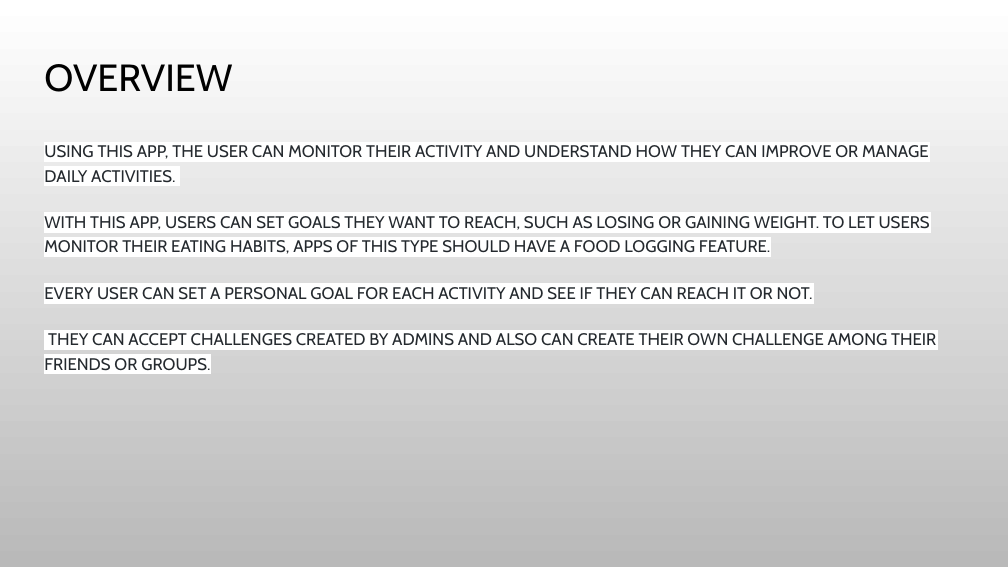
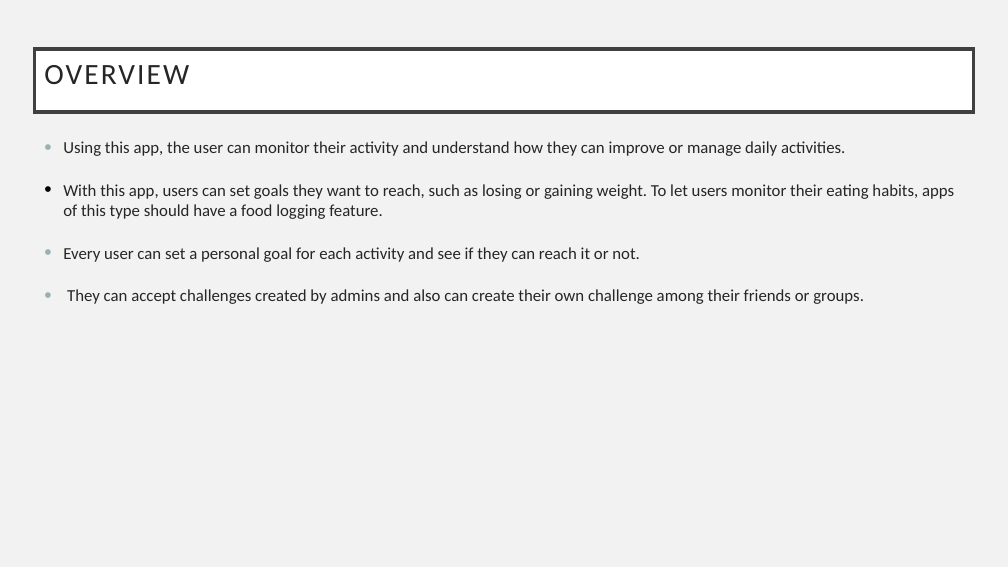
Before and after one commit to annie0sc/gdp_group4, a slide deck: slide 3 of GDP.pptx. Drawn at 1008x567 pixels with LibreOffice and Linux fonts; fonts in the diff are those of the drawing; background and template pictures are left out. Boxes give left, top, right and bottom in pixels: in the first picture for what was removed or moved away, otherwise in the second. Text is boxed around its words. In the diff, an @@ line names an element or a change of style, - is before the commit and + after.

Commit message:
changed the layout of the presentation

```diff
--- a/GDP.pptx
+++ b/GDP.pptx
@@ background picture (left out) to #F2F2F2 @@
@@ title "OVERVIEW" resized from (x1=44, y1=64, x2=232, y2=92) to (x1=34, y1=49, x2=974, y2=113) @@
@@ title "OVERVIEW" at (x1=34, y1=49, x2=974, y2=113): size 27 to 21 pt, font Cabin to Calibri, text colour #000000 to #262626, letter spacing 0 to 1.5 pt; fill none to #FFFFFF; outline none to #404040 2.5 pt @@
@@ text at (x1=63, y1=141, x2=954, y2=304): text changed; font Cabin to Calibri; text colour #24292E to #262626 @@
-USING THIS APP, THE USER CAN MONITOR THEIR ACTIVITY AND UNDERSTAND HOW THEY CAN IMPROVE OR MANAGE DAILY ACTIVITIES.
-WITH THIS APP, USERS CAN SET GOALS THEY WANT TO REACH, SUCH AS LOSING OR GAINING WEIGHT. TO LET USERS MONITOR THEIR EATING HABITS, APPS OF THIS TYPE SHOULD HAVE A FOOD LOGGING FEATURE.
-EVERY USER CAN SET A PERSONAL GOAL FOR EACH ACTIVITY AND SEE IF THEY CAN REACH IT OR NOT.
-THEY CAN ACCEPT CHALLENGES CREATED BY ADMINS AND ALSO CAN CREATE THEIR OWN CHALLENGE AMONG THEIR FRIENDS OR GROUPS.
+• Using this app, the user can monitor their activity and understand how they can improve or manage daily activities.
+• With this app, users can set goals they want to reach, such as losing or gaining weight. To let users monitor their eating habits, apps of this type should have a food logging feature.
+• Every user can set a personal goal for each activity and see if they can reach it or not.
+• They can accept challenges created by admins and also can create their own challenge among their friends or groups.
```
Also in this commit, not shown: 10 other slides changed, 2 slides added, 2 slides removed.
